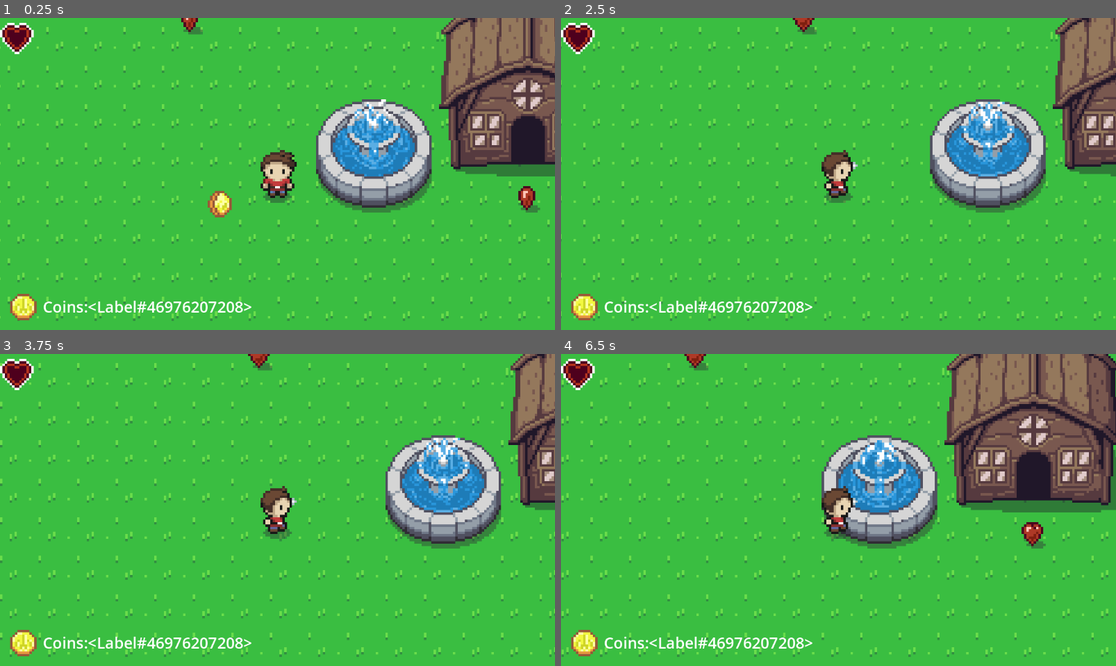
Above: before the commit, frames 1-4 (two rows, left to right).
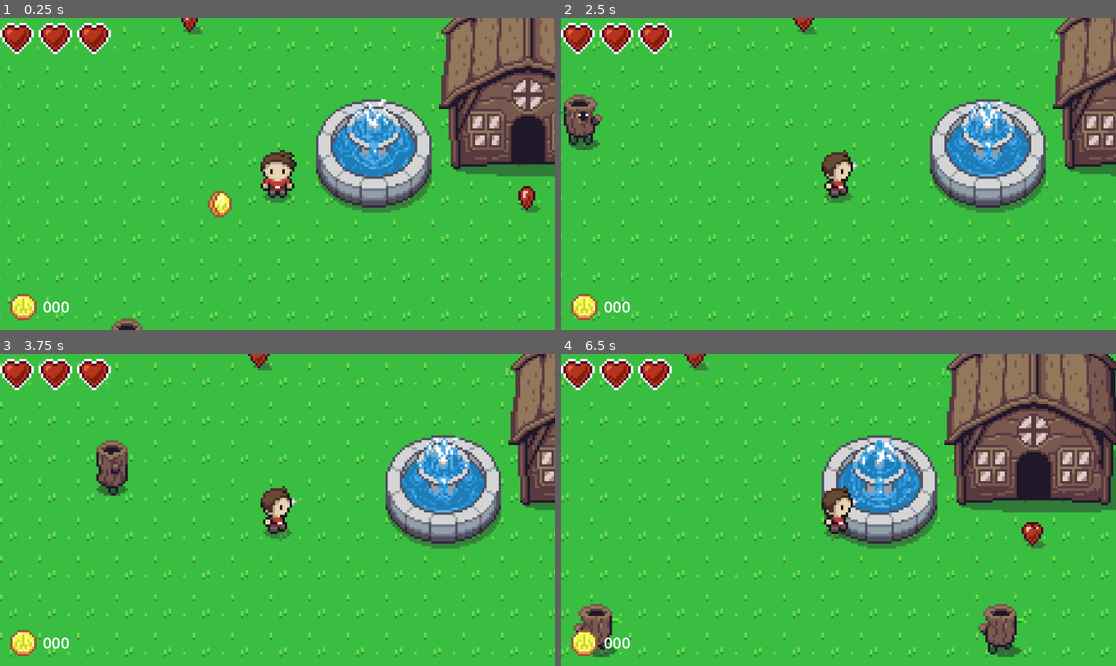
Above: after the commit, the same moments.

Repository: janssen-r/game-design-1
Game: Godot game, scene res://td_world_1.tscn
Two runs of this game, one before a commit and one after it. Both use one fixed random seed, a clock stepped at 60 frames per second and the inputs below. The project has no main scene, so this scene is started directly.
Inputs (mouse positions are in pixels of both pictures, inside the frame that each line leads up to):
- Up to frame 1 (0.25 s): no input
- Up to frame 2 (2.5 s): tap Enter (ui_accept) at 0.5, 0.77 s; move the mouse to (960, 158) at 0.52 s; hold Right (ui_right) 0.53-1.25 s; tap I (zoom_cam_in) at 0.6, 2.1 s; click (960, 158) at 0.67 s; drag from (727, 189) to (1032, 198) at 1.27 s; move the mouse to (894, 105) at 2.02 s; hold Left (ui_left) from 2.03 s (still down)
- Up to frame 3 (3.75 s): release Left (ui_left) at 2.75 s; drag from (249, 572) to (111, 463) at 2.77 s; move the mouse to (444, 556) at 3.52 s; hold Right (ui_right) from 3.53 s (still down); tap I (zoom_cam_in) at 3.6 s
- Up to frame 4 (6.5 s): tap Enter (ui_accept) at 3.77 s; release Right (ui_right) at 4.25 s; drag from (672, 463) to (755, 432) at 4.27 s; move the mouse to (866, 510) at 5.02 s; hold Right (ui_right) 5.03-5.75 s; tap I (zoom_cam_in) at 5.1 s; click (866, 510) at 5.17 s; drag from (755, 432) to (1032, 534) at 5.77 s

The runs differ from the first frame. In frame 1, 1.8% of the frame differs, in the area x 1-46%, y 1-100%; in frame 2, 2.6%; in frame 3, 2.6%; in frame 4, 3.3%, in the area x 1-84%, y 1-98%.
Error before the commit: Invalid assignment of property or key 'text' with value of type 'Label' on a base object of type 'Label'. (res://player_hud.gd:28)

Commit message:
Update 11/12

Diff:
--- a/player_hud.gd
+++ b/player_hud.gd
@@ -25,7 +25,8 @@
 	draw_hearts()
 
 func _process(delta: float) -> void:
-	$PlayerMoney/Coins.text = money # TODO FIX THIS TO UPDATE COIN UI
+	pass
+	# $PlayerMoney/Coins.text = money # TODO FIX THIS TO UPDATE COIN UI
 
 	var p_health = player.data.health
 	var full_hearts = floor(p_health / 20)
--- a/td_enemy.gd
+++ b/td_enemy.gd
@@ -1,13 +1,13 @@
 extends CharacterBody2D
 
 const SPEED = 60.0
-var MAX_HEALTH = 30
+var MAX_HEALTH = 30.0
 var HEALTH = MAX_HEALTH
 var DAMAGE = 10.0
 var AI_STATE = STATES.IDLE
 
-enum STATES {IDLE = 0, UP, DOWN, LEFT, RIGHT,
-			UP_L, UP_R, DOWN_L, DOWN_R, DAMAGED }
+enum STATES { IDLE=0, UP, DOWN, LEFT, RIGHT,
+			  UP_L, UP_R, DOWN_L, DOWN_R, DAMAGED }
 
 var state_directions = [
 	Vector2.ZERO,
@@ -15,22 +15,127 @@
 	Vector2.DOWN,
 	Vector2.LEFT,
 	Vector2.RIGHT,
-	Vector2(-1, -1).normalized(), # UL
-	Vector2(1, -1).normalized(), # UR
-	Vector2(-1, 1).normalized(), #DL
-	Vector2(1, 1).normalized(), # DR
+	Vector2(-1, -1).normalized(),  # UL
+	Vector2(1, -1).normalized(),   # UR
+	Vector2(-1, 1).normalized(),   # DL
+	Vector2(1, 1).normalized(),    # DR
 	Vector2.ZERO,
 ]
 
-var state_animatons = [
+var state_animations = [
 	"",
 	"walk_up",
 	"walk_down",
 	"walk_left",
 	"walk_right",
-	"walk_left", # UL
-	"walk_right", # UR
-	"walk_left", # DL
-	"walk_right", # DR
+	"walk_left",   # UL
+	"walk_right",  # UR
+	"walk_left",   # DL
+	"walk_right",  # DR
 	"",
 ]
+
+var inertia = Vector2()
+var ai_timer_max = 0.5
+var ai_timer = ai_timer_max - randi() % 5
+var damage_lock = 0.0
+var animation_lock = 0.0
+var knockback = 128.0
+var vision_distance = 50.0
+var money_value = 5.0
+
+signal recovered
+
+@onready var rcR = $RayCast2DR
+@onready var rcM = $RayCast2DM
+@onready var rcL = $RayCast2DL
+@onready var anim_player = $AnimatedSprite2D
+
+func turn_toward_player_location(location: Vector2):
+	# Set state to to move toward player
+	var dir_to_player = (location - self.global_position).normalized()
+	velocity = dir_to_player * (SPEED * 2)
+	# determine closest cardinal direction for animation
+	var closest_angle = INF
+	var closest_state = STATES.IDLE
+	for i in range(1, 5):
+		var state_dir = state_directions[i]
+		var angle_dif = abs(state_dir.angle_to(dir_to_player))
+		if angle_dif < closest_angle:
+			closest_angle = angle_dif
+			closest_state = STATES.values()[i]
+	AI_STATE = closest_state
+
+pass
+
+func take_damage(dmg, attacker=null):
+	# TODO
+	if damage_lock == 0.0:
+		#AI_STATE = STATES.DAMAGED
+		HEALTH -= dmg
+		damage_lock = 0.2
+		animation_lock = 0.2
+		# TODO: damage shader
+		if HEALTH <= 0:
+			# TODO: drop item
+			# TODO: play death sound
+			queue_free()
+		else:
+			if attacker != null:
+				var loc = attacker.global_position
+				await recovered
+				turn_toward_player_location(loc)
+	pass
+
+func _physics_process(delta: float) -> void:
+	animation_lock = max(animation_lock - delta, 0.0)
+	damage_lock = max(damage_lock - delta, 0.0)
+	if int(AI_STATE) >= 1 and int(AI_STATE) <= 8:
+		var raydir = state_directions[int(AI_STATE)]
+		rcM.target_position = raydir * vision_distance
+		rcL.target_position = \
+			raydir.rotated(deg_to_rad(-45)).normalized() * vision_distance
+		rcR.target_position = \
+			raydir.rotated(deg_to_rad(+45)).normalized() * vision_distance
+	if animation_lock == 0.0:
+		if AI_STATE == STATES.DAMAGED:
+			# TODO: reset shader
+			AI_STATE = STATES.IDLE
+			recovered.emit()
+		for player in get_tree().get_nodes_in_group("Player"):
+			if $AttackBox.overlaps_body(player):
+				if player.damage_lock == 0.0:
+					var inert = (player.global_position-self.global_position)
+					player.inertia = (inert.normalized() * Vector2(1,1)) * knockback
+					player.take_damage(DAMAGE)
+				else:
+					continue
+			if player.data.state != player.STATES.DEAD:
+				if (rcM.is_colliding() and rcM.get_collider() == player) or \
+				(rcL.is_colliding() and rcL.get_collider() == player) or \
+				(rcR.is_colliding() and rcR.get_collider() == player):
+					turn_toward_player_location(player.global_position)
+			pass
+
+		ai_timer = clamp(ai_timer-delta, 0.0, ai_timer_max)
+		if ai_timer == 0.0:
+			if AI_STATE == STATES.IDLE:
+				var rnd_move = randi() % 4
+				AI_STATE = STATES.values()[rnd_move+1]
+			else:
+				AI_STATE = STATES.IDLE
+			ai_timer = ai_timer_max
+
+		var direction = state_directions[int(AI_STATE)]
+		velocity = direction * SPEED
+
+		var anim = state_animations[int(AI_STATE)]
+		if anim and not anim_player.is_playing():
+			anim_player.play(anim)
+		if AI_STATE == STATES.IDLE and anim_player.is_playing():
+			anim_player.stop()
+
+		velocity += inertia
+		move_and_slide()
+		inertia = inertia.move_toward(Vector2(), delta * 1000.0)
+	pass
--- a/td_enemy.tscn
+++ b/td_enemy.tscn
@@ -174,7 +174,7 @@
 position = Vector2(0.5, 1)
 shape = SubResource("RectangleShape2D_awmnu")
 
-[node name="RayCast2D2R" type="RayCast2D" parent="."]
+[node name="RayCast2DR" type="RayCast2D" parent="."]
 target_position = Vector2(-48, -24)
 
 [node name="RayCast2DM" type="RayCast2D" parent="."]
--- a/td_world_1.tscn
+++ b/td_world_1.tscn
@@ -1,9 +1,10 @@
-[gd_scene load_steps=5 format=4 uid="uid://bgnj4j8d8rq3k"]
+[gd_scene load_steps=6 format=4 uid="uid://bgnj4j8d8rq3k"]
 
 [ext_resource type="TileSet" uid="uid://dvtdm53jhat8e" path="res://assets/tilesets/td_world_1.tres" id="1_6p1af"]
 [ext_resource type="PackedScene" uid="uid://751masobgewe" path="res://td_player.tscn" id="1_roi4u"]
 [ext_resource type="PackedScene" uid="uid://bhwfgd3wdrnu0" path="res://entities/items/mini_heart.tscn" id="3_i5lo2"]
 [ext_resource type="PackedScene" uid="uid://c7q428r4o65d3" path="res://entities/items/coin.tscn" id="4_qjvpc"]
+[ext_resource type="PackedScene" uid="uid://xm1kt7jegdcc" path="res://td_enemy.tscn" id="5_ssnjq"]
 
 [node name="td_world1" type="Node2D"]
 
@@ -27,3 +28,21 @@
 
 [node name="coin" parent="." instance=ExtResource("4_qjvpc")]
 position = Vector2(-23, 12)
+
+[node name="td_enemy" parent="." instance=ExtResource("5_ssnjq")]
+position = Vector2(-129, 11)
+
+[node name="td_enemy2" parent="." instance=ExtResource("5_ssnjq")]
+position = Vector2(-78, 68)
+
+[node name="td_enemy3" parent="." instance=ExtResource("5_ssnjq")]
+position = Vector2(90, 58)
+
+[node name="td_enemy4" parent="." instance=ExtResource("5_ssnjq")]
+position = Vector2(72, 164)
+
+[node name="td_enemy5" parent="." instance=ExtResource("5_ssnjq")]
+position = Vector2(-204, 148)
+
+[node name="td_enemy6" parent="." instance=ExtResource("5_ssnjq")]
+position = Vector2(-131, 187)
